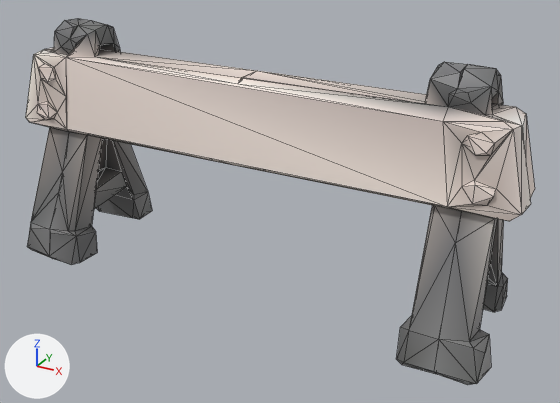
The glTF model public/models/prop_barricade.glb as it was, and as the next commit left it.
Rendered twice from a 50 mm lens placed at (1.65, -2.74, 1.78), pointed at (0.14, 0.0, 0.41). The lights are fixed; the arrows at lower left show +X, +Y and +Z. The picture after the commit comes second. Mesh edges are drawn as thin lines. Where no turn or scale is listed for an object, it has been applied to the vertices.
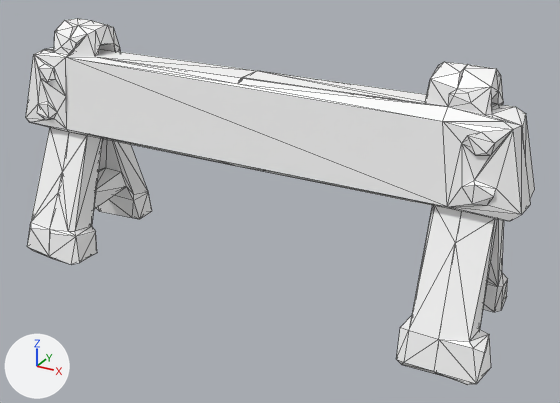
What differs and where, as boxes (x1, y1, x2, y2) in the pictures (560 x 403 px; the box of a moved part takes in the faces that stretch with it):
'Mesh_0', recoloured, surface changed (lighter)
    both: (26, 18, 535, 385)
part 1 of me_mesh_0, moved or reshaped
    both: (100, 57, 440, 106)

The change, as a list of edits to the scene's bpy script:
```text
Change mat_material_0:
    where n0 = _N.new('ShaderNodeBsdfPrincipled'); n0.name = 'Principled BSDF'
    add n0.inputs[0].default_value = (1.0, 1.0, 1.0, 1.0)  # 'Base Color', white #ffffff
    remove n2 = _N.new('ShaderNodeVertexColor'); n2.name = 'Color Attribute'
    remove _L.new(n2.outputs[0], n0.inputs[0])  # 'Color' to 'Base Color'
Change me_mesh_0:
    where me_mesh_0.from_pydata(...)  # 336 vertices, 676 faces; spans x -1.2..1.2, y -0.35..0.35, z -0.55..0.55
    used by ob_mesh_0; location = (0.0, 0.0, 0.55)
    me_mesh_0 part 1
    21 faces are deleted
    21 new faces join them
```
